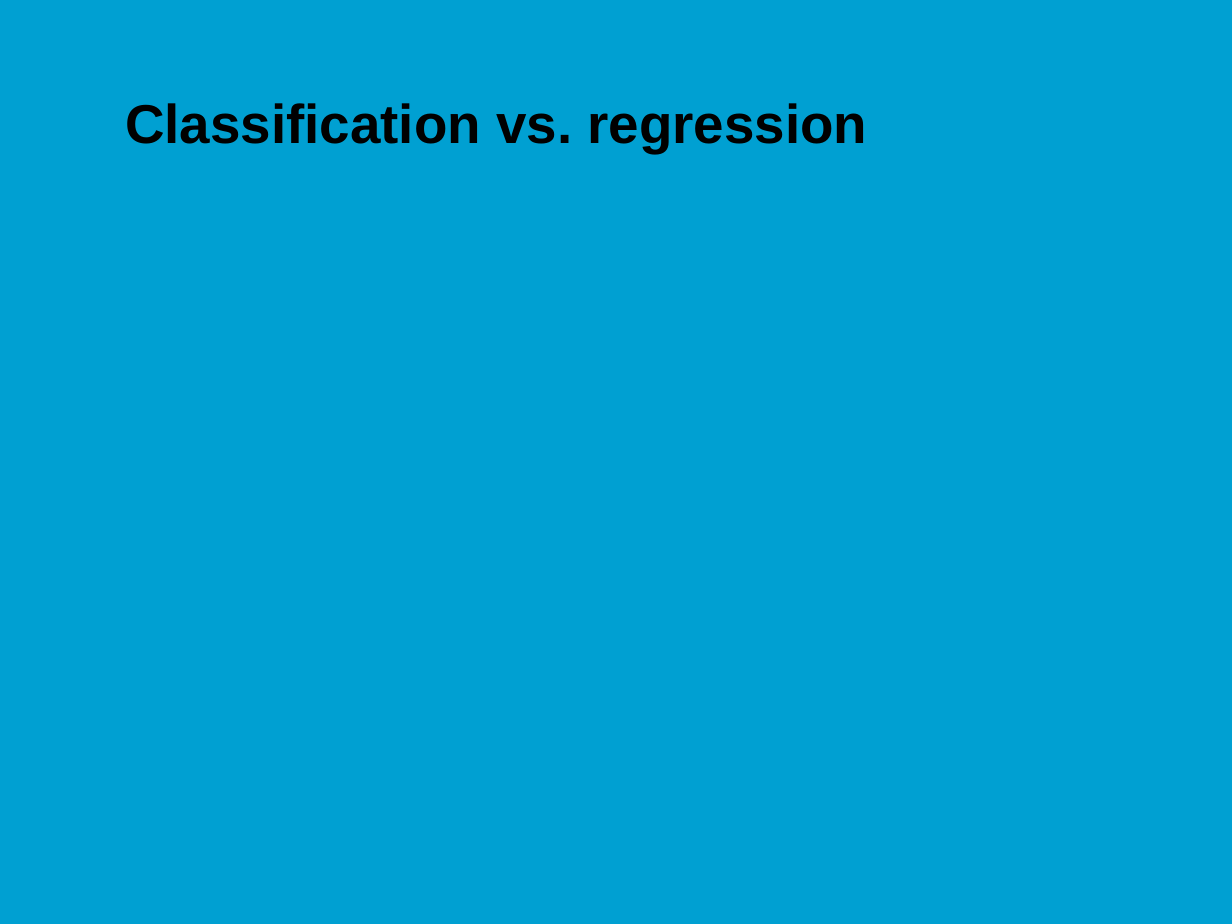
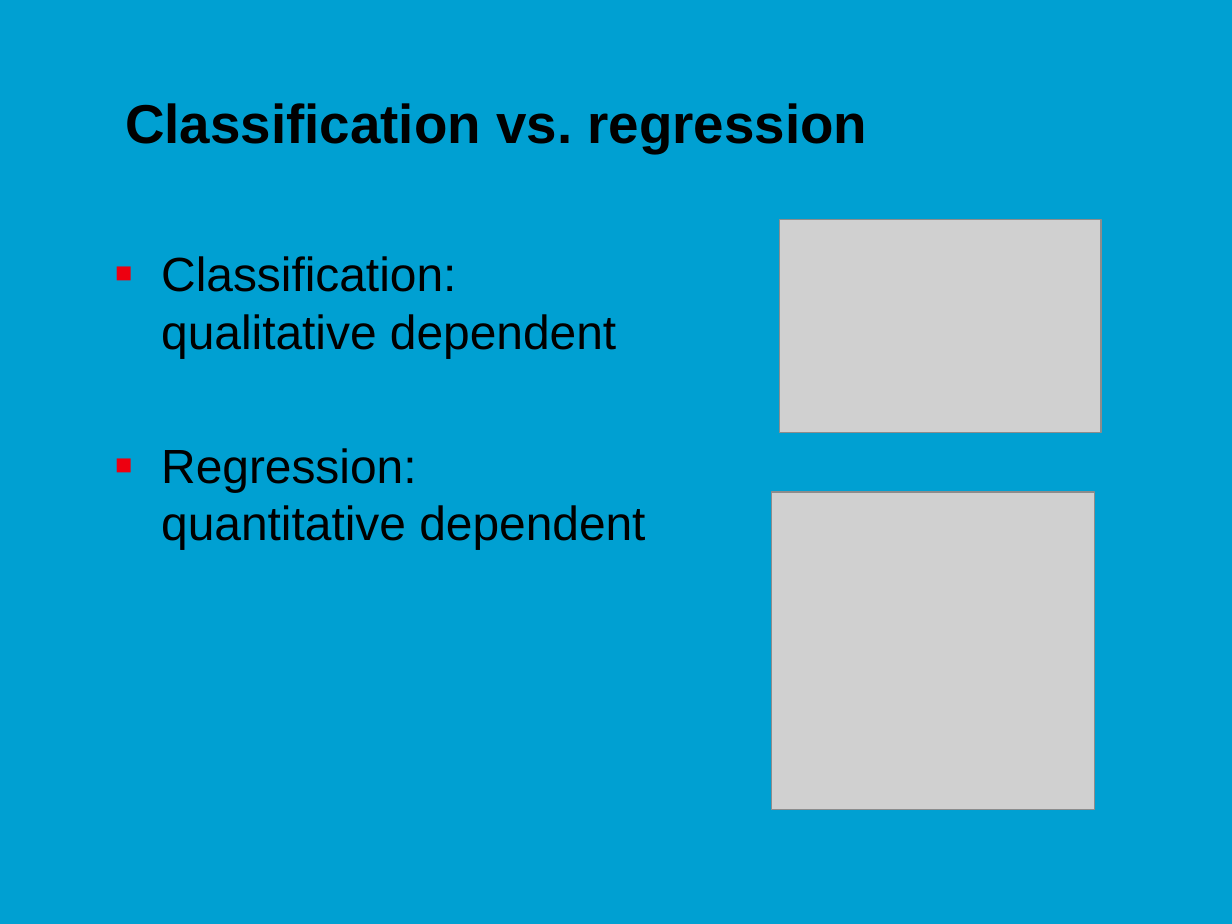
Before and after one commit to jonasmoons/data-driven-learning, a slide deck: slide 18 of slides/ddl-w6l1.pptx (slide 9 before the commit). Drawn at 1232x924 pixels with LibreOffice and Linux fonts; fonts in the diff are those of the drawing; grey boxes stand for pictures; background and template pictures are left out. Boxes give left, top, right and bottom in pixels: in the first picture for what was removed or moved away, otherwise in the second. Text is boxed around its words. In the diff, an @@ line names an element or a change of style, - is before the commit and + after.

```diff
--- a/slides/ddl-w6l1.pptx
+++ b/slides/ddl-w6l1.pptx
@@ picture added at [780,219,1101,432] @@
@@ text added at [161,256,645,549], 28 pt, text #000000 @@
+■ Classification: qualitative dependent
+■ Regression: quantitative dependent
@@ picture added at [771,492,1094,809] @@
```
Also in this commit, not shown: 4 other slides changed, 22 slides added, 11 slides removed, 7 other files.
